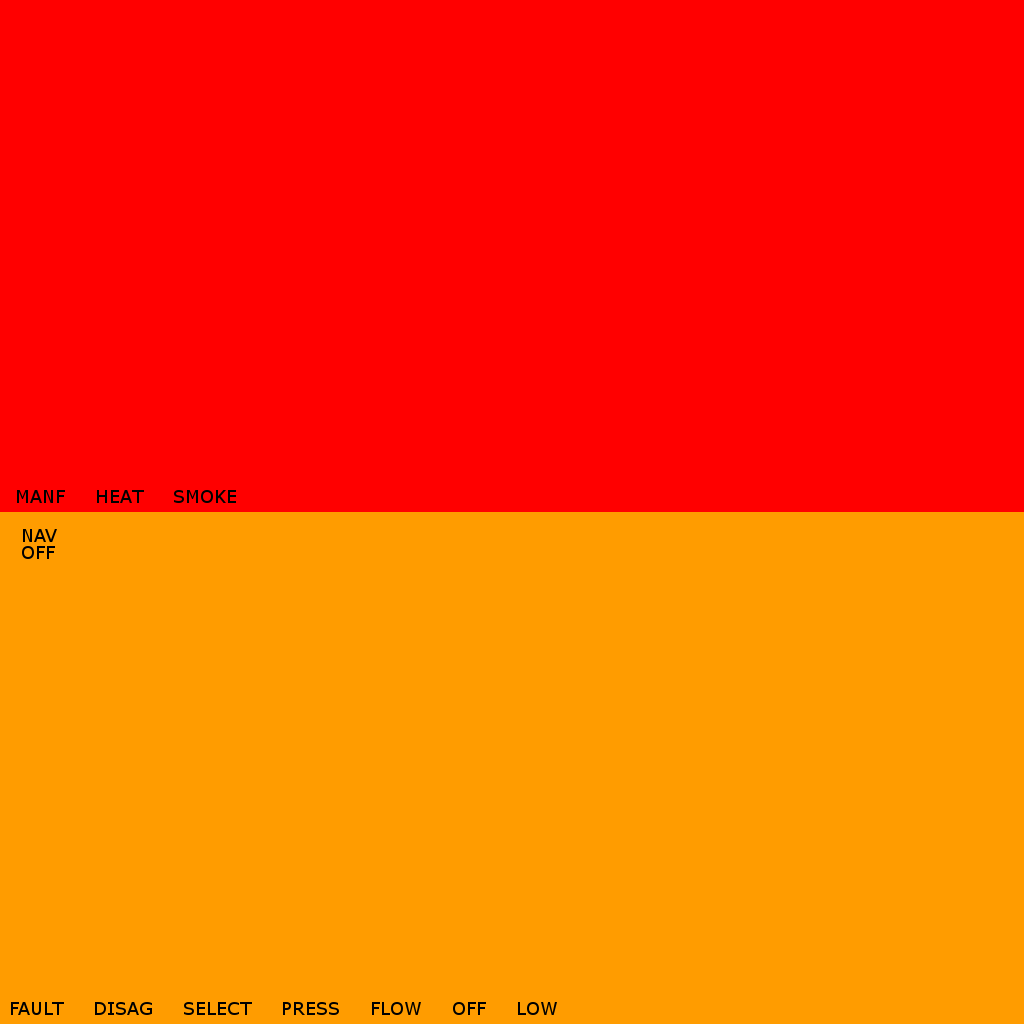
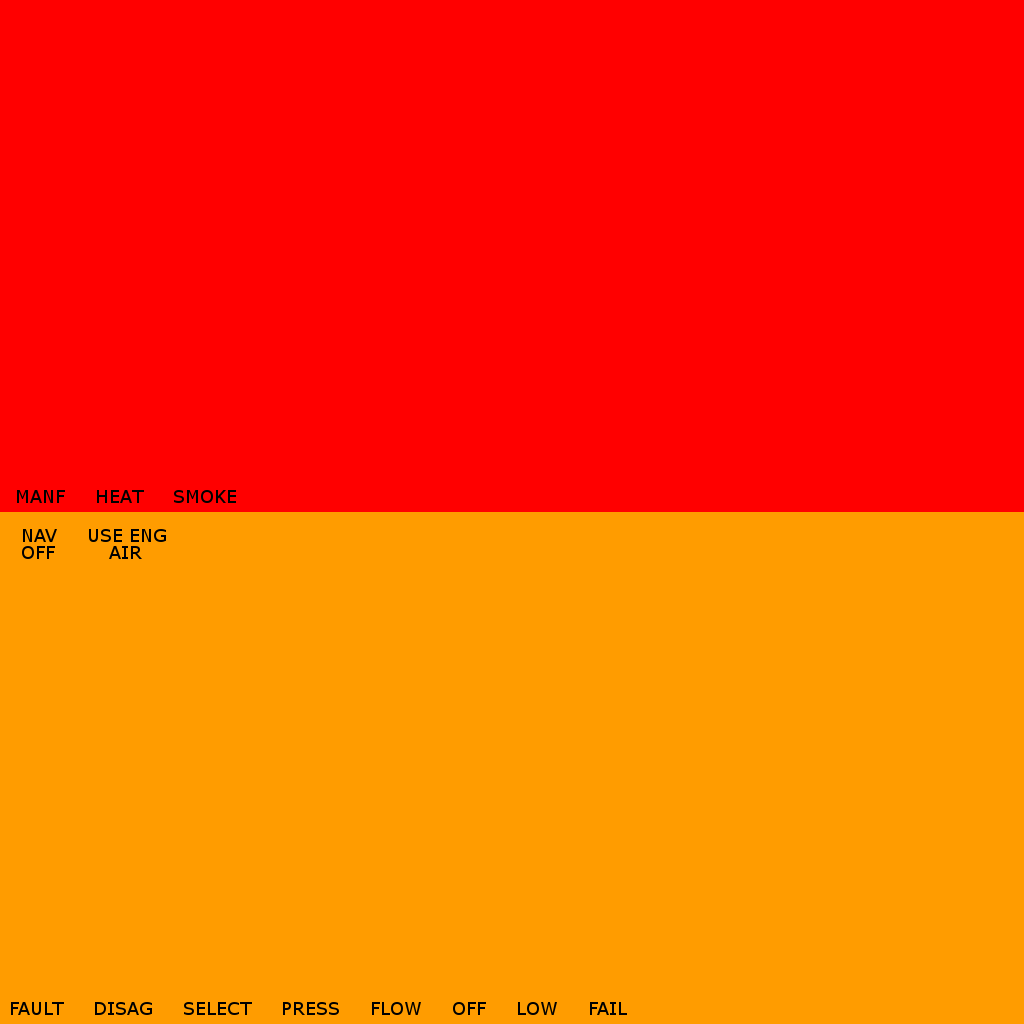
The second w=1024, h=1024 image is a revision of the first. Changes to its layers:
renamed "NAV ..." to "NAV USE ENG ...", painted on it over [89, 529, 166, 559]
painted on "FAULT DISAG SELECT ..." over [590, 1002, 627, 1015]
